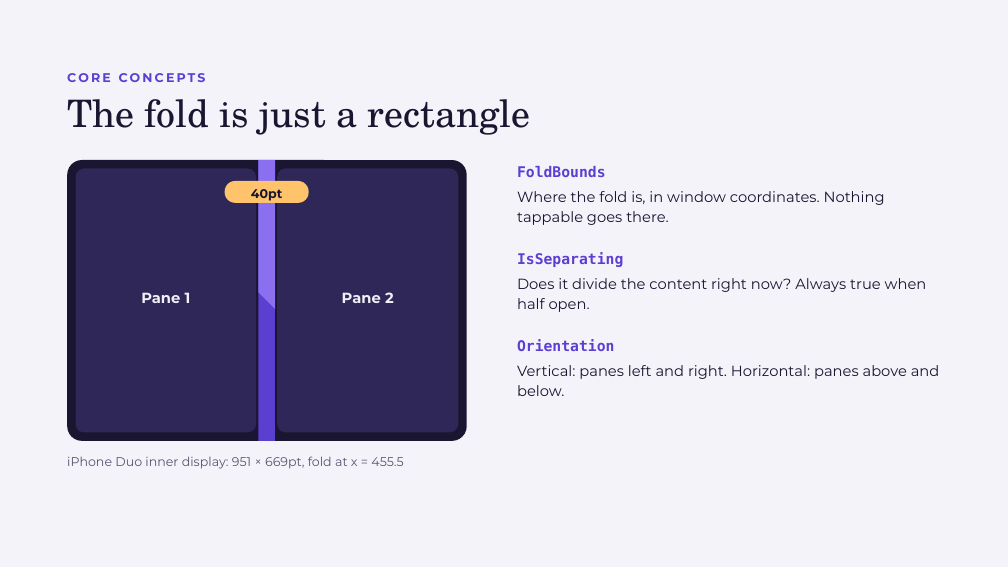
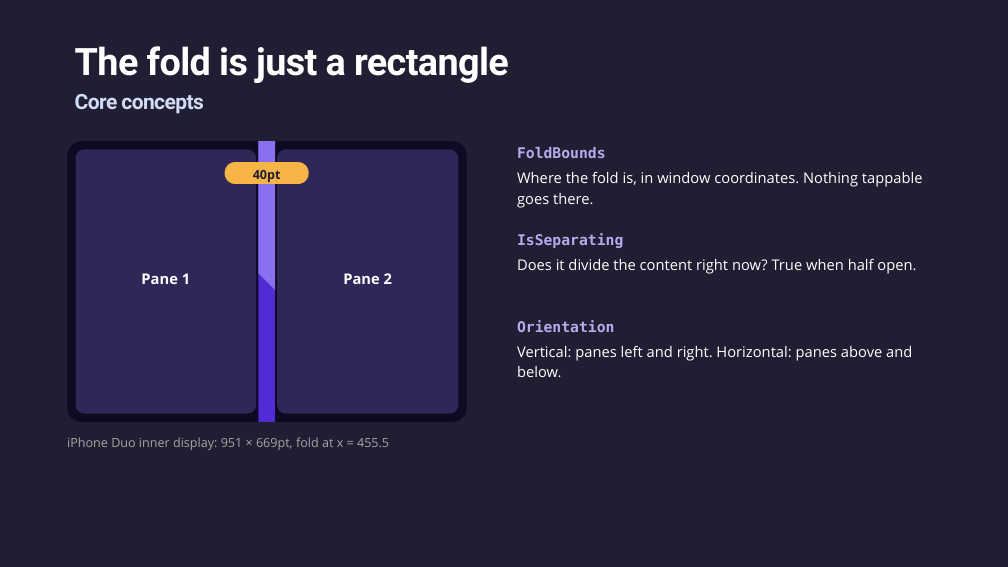
Before and after one commit to jsuarezruiz/dotnetconf2026-avalonia-foldables, a slide deck: slide 8 of Unfold Your UI Foldable Apps with .NET and Avalonia.pptx (slide 7 before the commit). Drawn at 1008x567 pixels with LibreOffice and Linux fonts; fonts in the diff are those of the drawing. Boxes give left, top, right and bottom in pixels: in the first picture for what was removed or moved away, otherwise in the second. Text is boxed around its words. In the diff, an @@ line names an element or a change of style, - is before the commit and + after.

```diff
--- a/Unfold Your UI Foldable Apps with .NET and Avalonia.pptx
+++ b/Unfold Your UI Foldable Apps with .NET and Avalonia.pptx
@@ background #F5F3FA to #1F1E32 @@
@@ title "The fold is just a ...": place and size @@
-title "The fold is just a ..." at (67, 99, 530, 135)
+title "The fold is just a ..." at (75, 46, 509, 83)
@@ title "The fold is just a ..." at (75, 46, 509, 83): font TeX Gyre Schola to Roboto, text colour #1A1530 to #FEFFFE, letter spacing 0 to -0.6 pt, bold on; line spacing 39.6pt to 34pt @@
@@ text at (75, 94, 203, 114): text changed; size 12 to 20 pt; font Montserrat to Roboto; text colour #5B3FD0 to gradient #D2DBF5 to #8A95B6 @@
-CORE CONCEPTS
+Core concepts
@@ rounded rectangle at (67, 141, 467, 423): fill #1A1530 to #0D0B24 @@
@@ 8 texts, 3 rounded rectangles, 1 freeform shape, 1 rectangle: place and size @@
-8 texts, 3 rounded rectangles, 1 freeform shape, 1 rectangle at (67, 160, 940, 469)
+8 texts, 3 rounded rectangles, 1 freeform shape, 1 rectangle at (67, 141, 923, 450)
@@ rectangle at (259, 141, 275, 423): fill gradient #5B3FD0 to #8A70F0 to gradient #512BD4 to #8A70F0 @@
@@ freeform shape "40pt" at (225, 162, 309, 184): font Montserrat to Open Sans, text colour #1A1530 to #1F1E32; fill #FFC46B to #F7B548 @@
@@ text "Where the fold is, in ..." at (517, 171, 923, 208): font Montserrat to Open Sans, text colour #1A1530 to #FFFFFF @@
@@ text "Pane 1" at (141, 273, 190, 284): font Montserrat to Open Sans, text colour #F2EFF9 to #FFFFFF @@
@@ text "Pane 2" at (343, 273, 392, 284): font Montserrat to Open Sans, text colour #F2EFF9 to #FFFFFF @@
@@ text at (517, 258, 916, 274): text changed; font Montserrat to Open Sans; text colour #1A1530 to #FFFFFF @@
-Does it divide the content right now? Always true when half open.
+Does it divide the content right now? True when half open.
@@ text colour #5B3FD0 to #B9AAEE in 3 elements at (517, 147, 606, 158), (517, 233, 623, 248), (517, 320, 614, 332) @@
@@ text "Vertical: panes left and right. ..." at (517, 345, 912, 377): font Montserrat to Open Sans, text colour #1A1530 to #FFFFFF @@
@@ text "iPhone Duo inner display: 951 ..." at (67, 437, 389, 450): font Montserrat to Open Sans, text colour #5A5470 to #A5A6A6 @@
```
Also in this commit, not shown: 26 other slides changed, 2 slides added, 1 slide removed, 1 other file.
